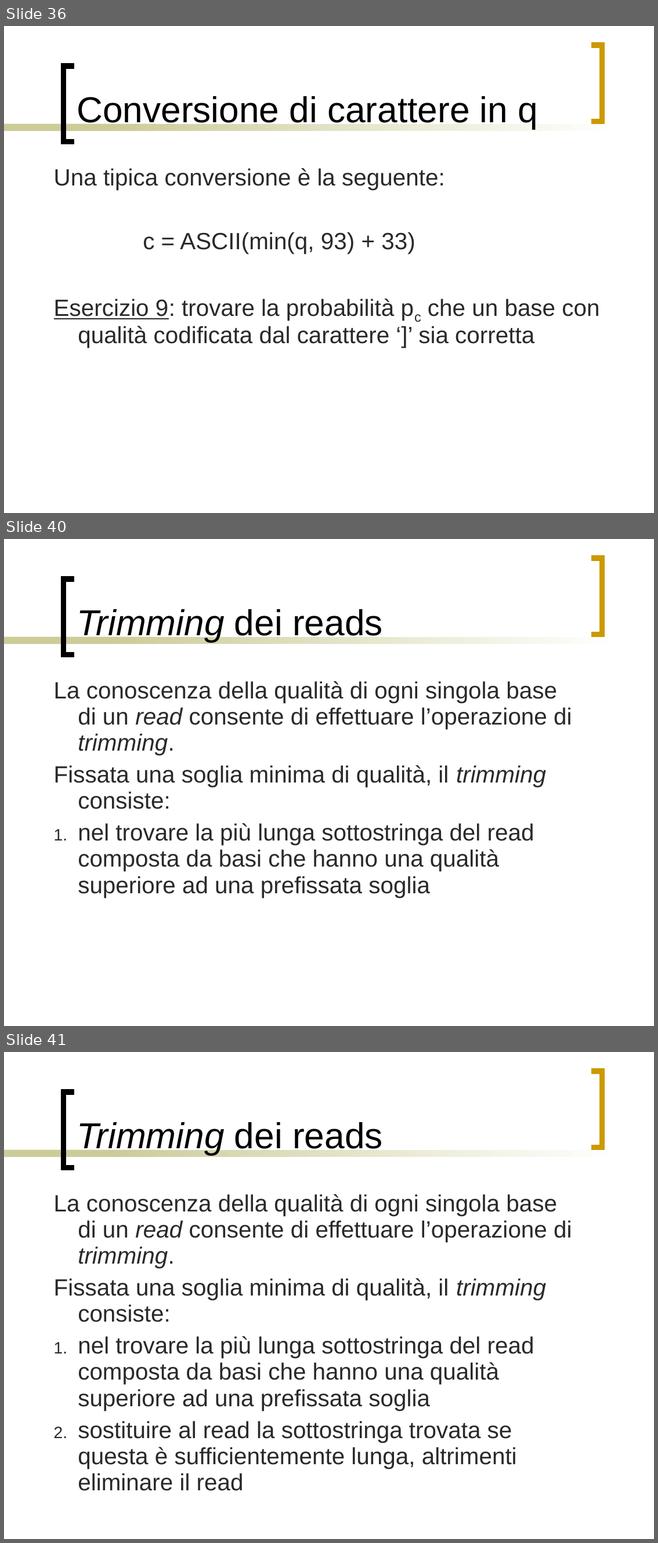
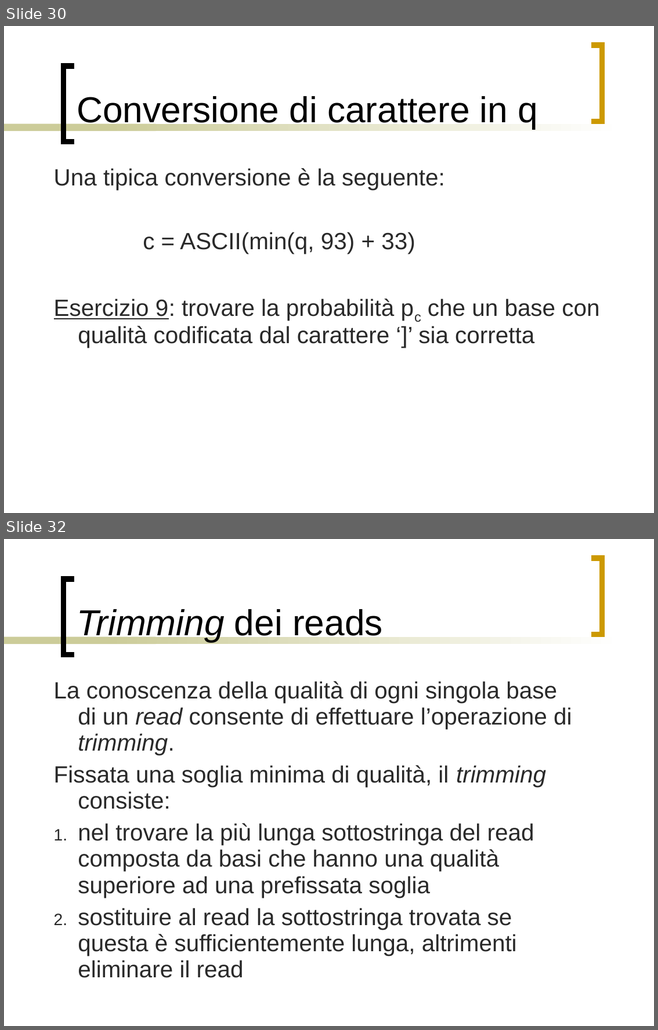
Before and after one commit to bioinformatica-corso/lezioni, a slide deck: laboratorio/24nov20/fastq-format.ppt. Shown one above the other, each under a label of ours: slides 36, 40 and 41 before the commit, slides 30 and 32 after it; the slides between them are not shown. The pictures are 658x1543 and 658x1030 pixels, drawn with LibreOffice and Linux fonts; fonts in the diff are those of the drawing. Boxes give left, top, right and bottom in pixels: in the first picture for what was removed or moved away, otherwise in the second. Text is boxed around its words. In the diff, an @@ line names an element or a change of style, - is before the commit and + after.

```diff
--- a/laboratorio/24nov20/fastq-format.ppt
+++ b/laboratorio/24nov20/fastq-format.ppt
@@ slide 40 removed at (4, 539, 654, 1026), background #FFFFFF; not listed: 4 template elements that a slide beside it also shows @@
@@ title removed at (76, 609, 383, 642) @@
-Trimming dei reads
@@ text removed at (54, 681, 571, 897) @@
-La conoscenza della qualità di ogni singola base di un read consente di effettuare l’operazione di trimming.
-Fissata una soglia minima di qualità, il trimming consiste:
-1. nel trovare la più lunga sottostringa del read composta da basi che hanno una qualità superiore ad una prefissata soglia
@@ what was slide 36 is now slide 30 @@
@@ what was slide 41 is now slide 32 @@
```
Also in this commit, not shown: 4 slides changed, 8 other slides removed, 2 other files.
